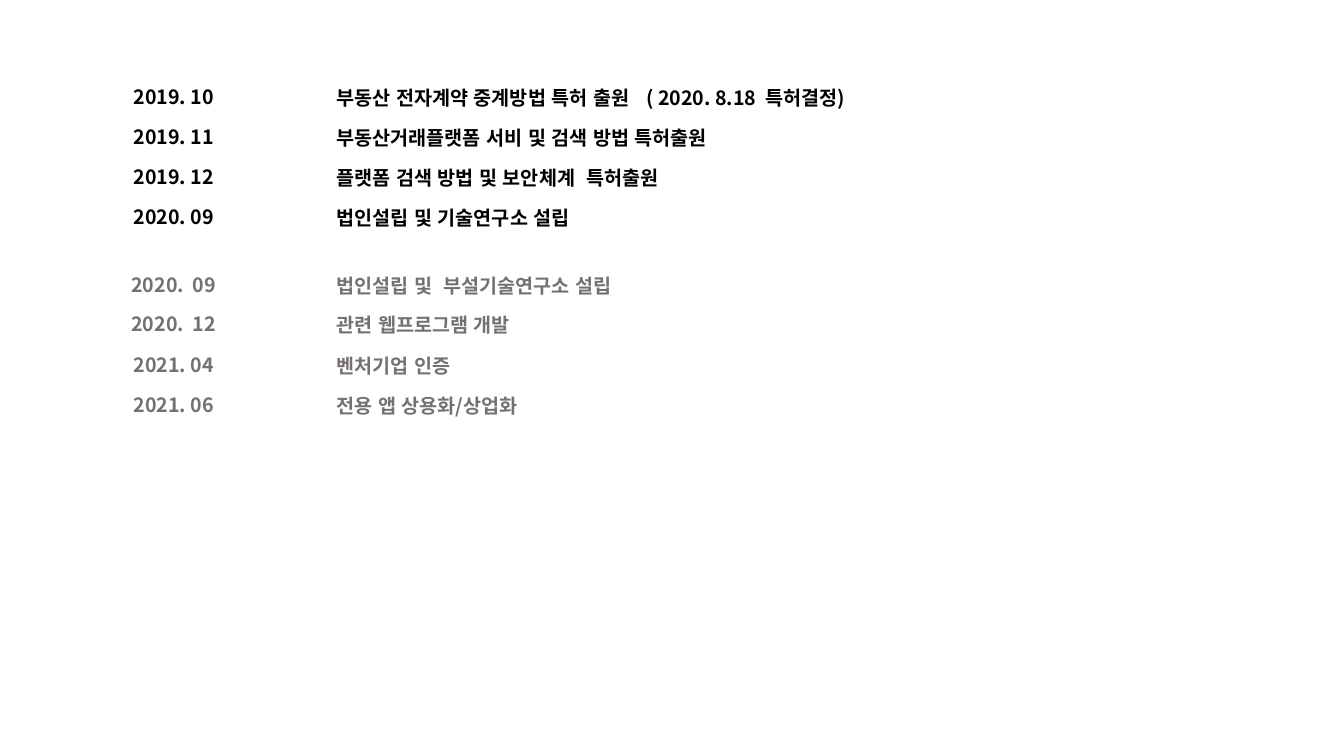
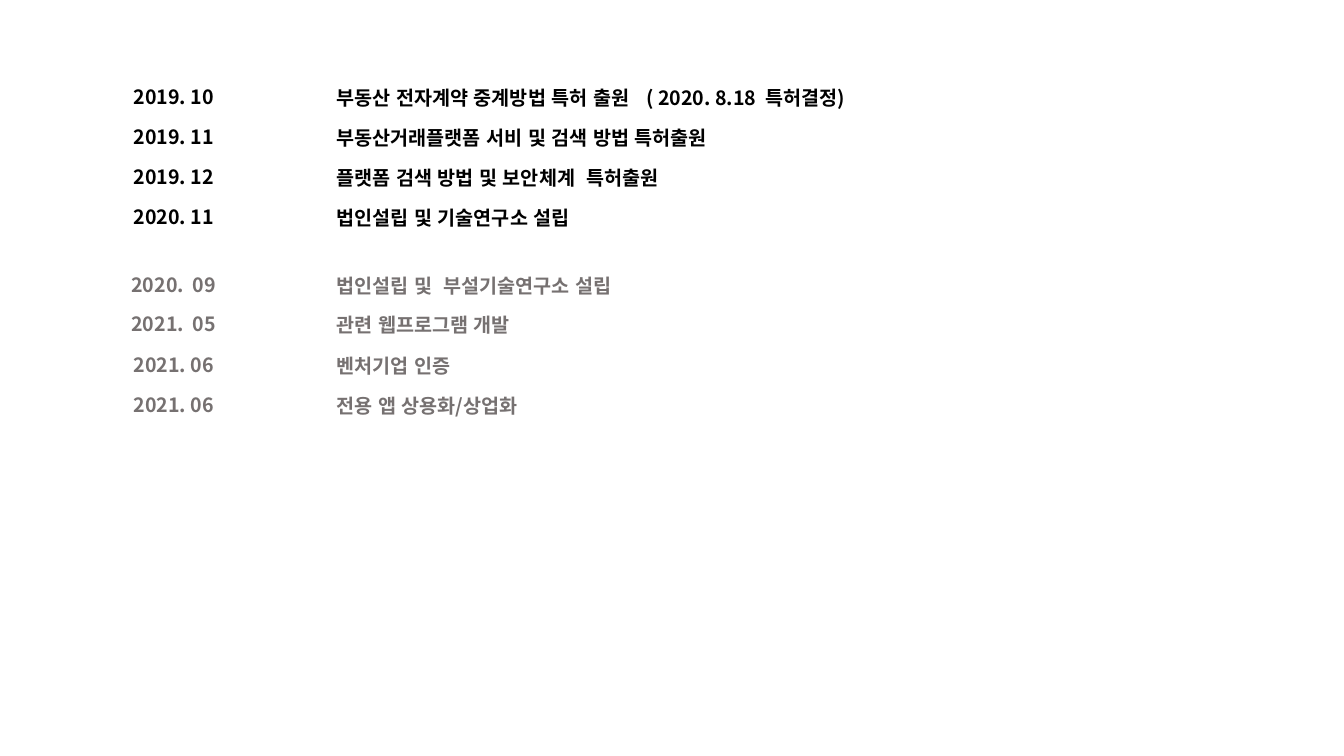
Before and after one commit to cl0cktree/fixability, a slide deck: slide 4 of 픽스어빌리티 브랜드 홈페이지 기획.pptx. Drawn at 1344x756 pixels with LibreOffice and Linux fonts; fonts in the diff are those of the drawing. Boxes give left, top, right and bottom in pixels: in the first picture for what was removed or moved away, otherwise in the second. Text is boxed around its words. In the diff, an @@ line names an element or a change of style, - is before the commit and + after.

Commit message:
20201124_4
- 수정.

```diff
--- a/픽스어빌리티 브랜드 홈페이지 기획.pptx
+++ b/픽스어빌리티 브랜드 홈페이지 기획.pptx
@@ text in rectangle at [134,209,214,225]: text changed @@
-2020. 09
+2020. 11
@@ text at [131,316,216,331]: text changed @@
-2020. 12
+2021. 05
@@ text at [134,357,214,372]: text changed @@
-2021. 04
+2021. 06
```
